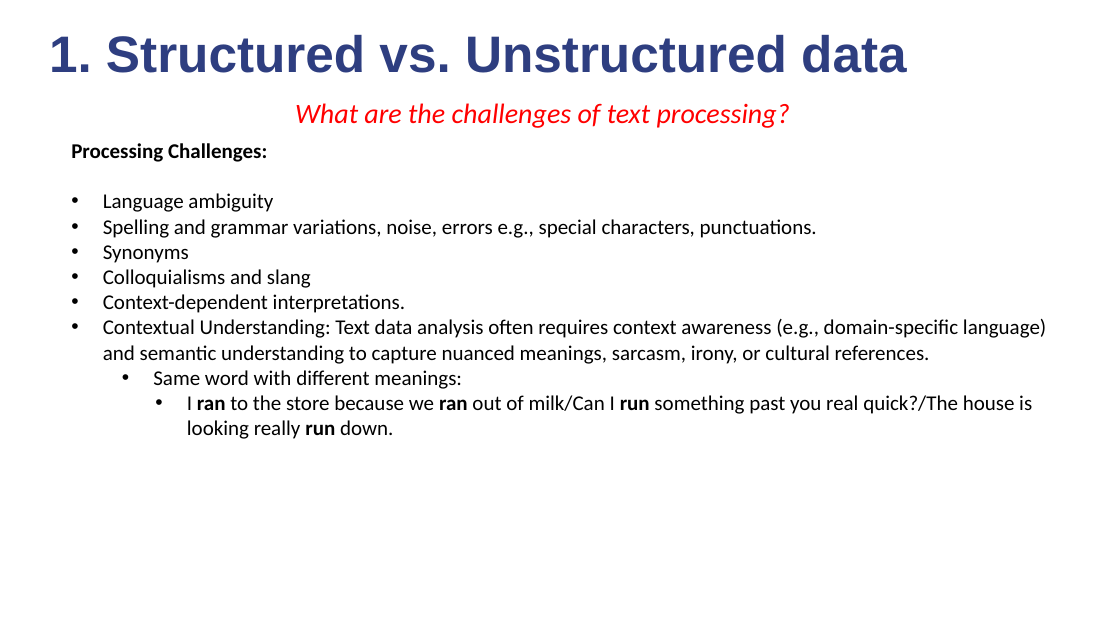
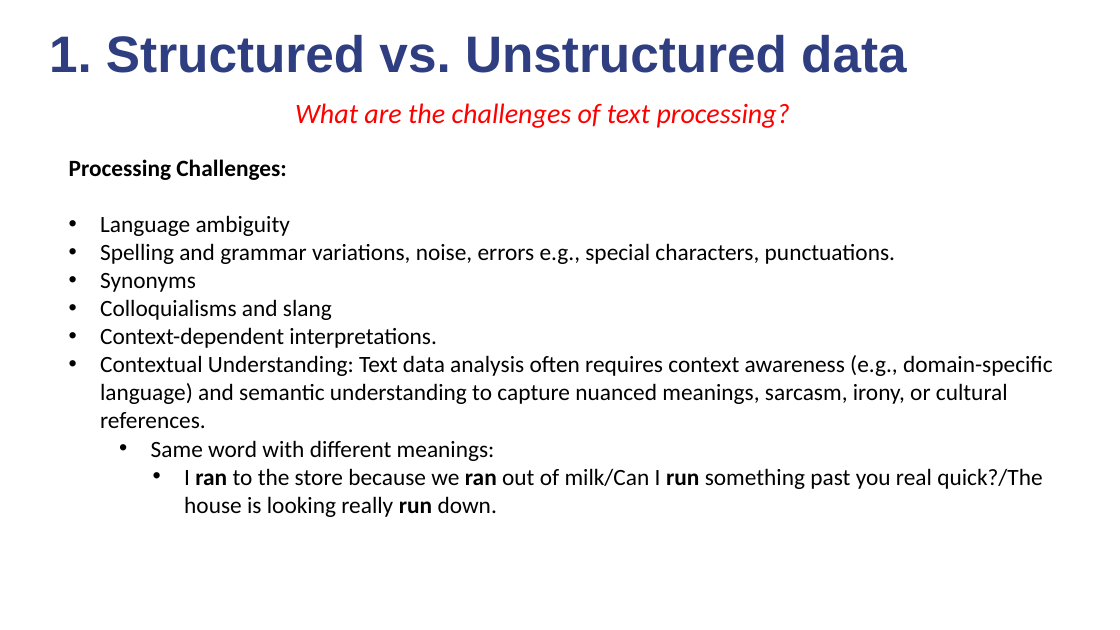
Before and after one commit to quanghuy2506/NUSC-LDA, a slide deck: slide 11 of PPT slides.pptx. Drawn at 1120x630 pixels with LibreOffice and Linux fonts; fonts in the diff are those of the drawing; background and template pictures are left out. Boxes give left, top, right and bottom in pixels: in the first picture for what was removed or moved away, otherwise in the second. Text is boxed around its words. In the diff, an @@ line names an element or a change of style, - is before the commit and + after.

```diff
--- a/PPT slides.pptx
+++ b/PPT slides.pptx
@@ text "Processing Challenges:": place and size @@
-text "Processing Challenges:" at [71, 143, 1046, 439]
+text "Processing Challenges:" at [69, 159, 1053, 517]
@@ text "Processing Challenges:" at [69, 159, 1053, 517]: size 18 to 20 pt @@
```
Also in this commit, not shown: 11 other slides changed, 3 slides added.
